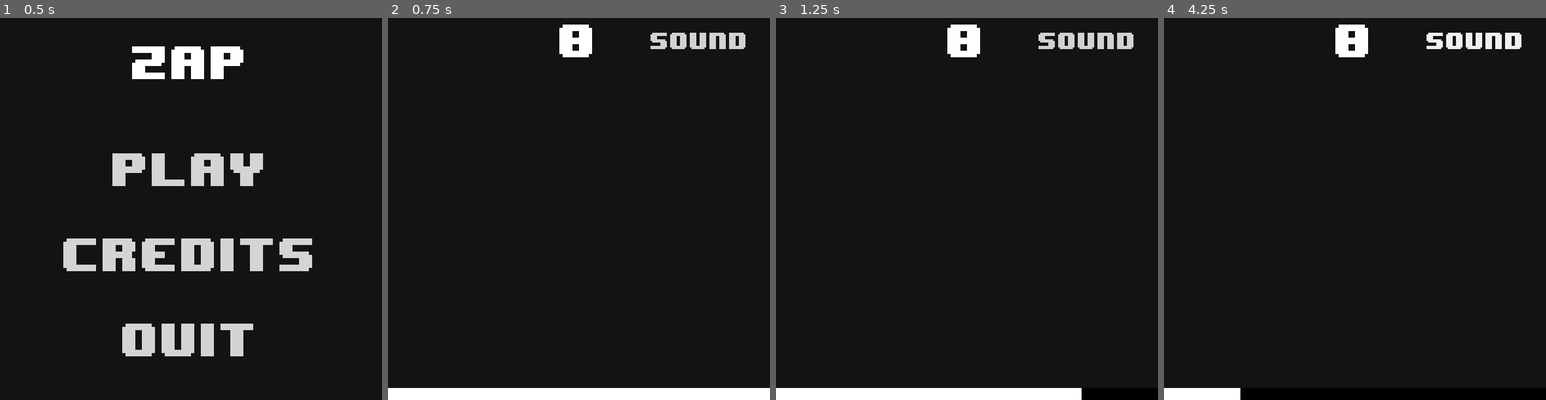
Above: before the commit, frames 1-4 (left to right).
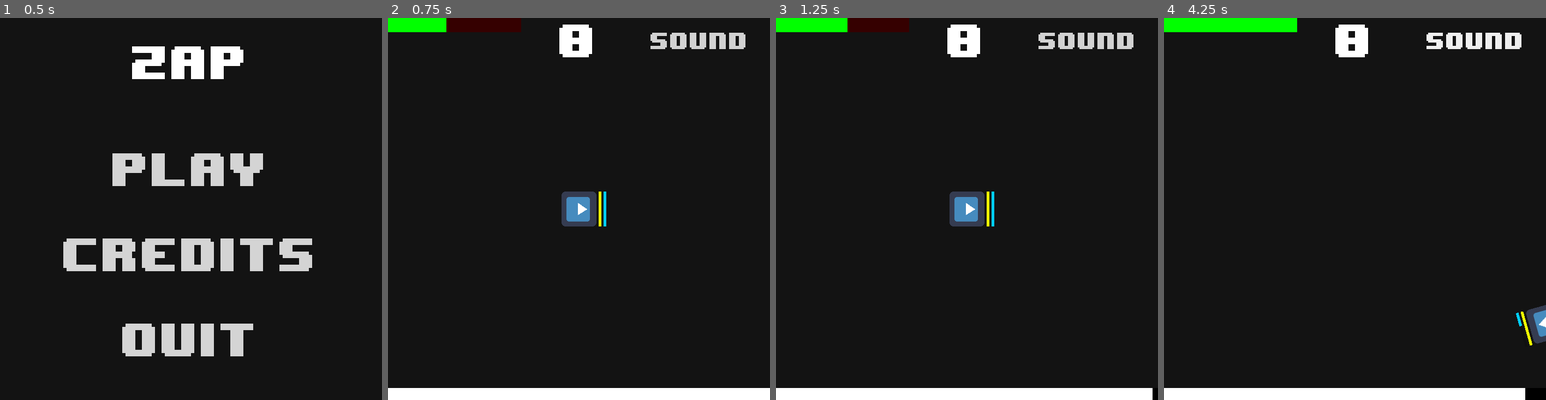
Above: after the commit, the same moments.

Repository: ljhs-games/week-75
Game: Godot game, scene res://scenes/TitleScreen.tscn
The game is run twice, just before and just after one commit, with the same random seed, the same clock (stepped at 60 frames per second) and the same inputs. The engine's default icon, where the game draws it, is replaced by a stand-in: a white triangle on a blue panel in a dark square.
Inputs (mouse positions are in pixels of both pictures, inside the frame that each line leads up to):
- Up to frame 1 (0.5 s): no input
- Up to frame 2 (0.75 s): click "Play" at 0.5 s
- Up to frame 3 (1.25 s): no input
- Up to frame 4 (4.25 s): click "Sound" at 1.25 s; move the mouse to (1439, 189) at 2.02 s; hold Right (g_right) 2.03-2.78 s; hold Right mouse button (g_gravity) 2.03-2.78 s; move the mouse to (1278, 228) at 2.77 s; hold S (g_down) 2.78-3.53 s; click (1278, 228) at 2.85 s; move the mouse to (1393, 124) at 3.52 s; hold Right (g_right) from 3.53 s (still down); hold Right mouse button (g_gravity) from 3.53 s (still down)

Frame 1 is identical in both runs. In frame 2, 2.3% of the frame differs, in the area x 0-58%, y 0-55%; in frame 3, 2.8%; in frame 4, 4.1%, in the area x 0-100%, y 0-100%.

Commit message:
Add player health with signals

Diff:
--- a/src/GameState.gd
+++ b/src/GameState.gd
@@ -4,7 +4,7 @@
 signal game_over
 signal scored(new_score)
 
-const max_time = 5.0
+const max_time = 75.0
 
 var score = 0 setget _set_score
 var dead = false setget _set_dead
--- /dev/null
+++ b/src/nodes/player-health-bar/PlayerHealthBar.gd
@@ -0,0 +1,11 @@
+extends ProgressBar
+
+export (NodePath) var player_path
+
+onready var player_node = get_node(player_path)
+
+func _ready():
+	player_node.connect("health_changed", self, "_on_Player_health_changed")
+
+func _on_Player_health_changed(new_health):
+	value = new_health
--- /dev/null
+++ b/src/nodes/player-health-bar/PlayerHealthBar.tscn
@@ -0,0 +1,87 @@
+[gd_scene load_steps=4 format=2]
+
+[ext_resource path="res://nodes/player-health-bar/PlayerHealthBar.gd" type="Script" id=1]
+
+[sub_resource type="StyleBoxFlat" id=1]
+
+content_margin_left = -1.0
+content_margin_right = -1.0
+content_margin_top = -1.0
+content_margin_bottom = -1.0
+bg_color = Color( 0.0078125, 1, 0, 1 )
+draw_center = true
+border_width_left = 0
+border_width_top = 0
+border_width_right = 0
+border_width_bottom = 0
+border_color = Color( 0.8, 0.8, 0.8, 1 )
+border_blend = false
+corner_radius_top_left = 0
+corner_radius_top_right = 0
+corner_radius_bottom_right = 0
+corner_radius_bottom_left = 0
+corner_detail = 8
+expand_margin_left = 0.0
+expand_margin_right = 0.0
+expand_margin_top = 0.0
+expand_margin_bottom = 0.0
+shadow_color = Color( 0, 0, 0, 0.6 )
+shadow_size = 0
+anti_aliasing = true
+anti_aliasing_size = 1
+
+[sub_resource type="StyleBoxFlat" id=2]
+
+content_margin_left = -1.0
+content_margin_right = -1.0
+content_margin_top = -1.0
+content_margin_bottom = -1.0
+bg_color = Color( 0.210938, 0, 0, 1 )
+draw_center = true
+border_width_left = 0
+border_width_top = 0
+border_width_right = 0
+border_width_bottom = 0
+border_color = Color( 0.8, 0.8, 0.8, 1 )
+border_blend = false
+corner_radius_top_left = 0
+corner_radius_top_right = 0
+corner_radius_bottom_right = 0
+corner_radius_bottom_left = 0
+corner_detail = 8
+expand_margin_left = 0.0
+expand_margin_right = 0.0
+expand_margin_top = 0.0
+expand_margin_bottom = 0.0
+shadow_color = Color( 0, 0, 0, 0.6 )
+shadow_size = 0
+anti_aliasing = true
+anti_aliasing_size = 1
+
+[node name="PlayerHealthBar" type="ProgressBar"]
+
+anchor_left = 0.0
+anchor_top = 0.0
+anchor_right = 0.0
+anchor_bottom = 0.0
+margin_right = 177.0
+margin_bottom = 26.0
+rect_pivot_offset = Vector2( 0, 0 )
+rect_clip_content = false
+mouse_filter = 0
+mouse_default_cursor_shape = 0
+size_flags_horizontal = 1
+size_flags_vertical = 0
+custom_styles/fg = SubResource( 1 )
+custom_styles/bg = SubResource( 2 )
+min_value = 0.0
+max_value = 100.0
+step = 1.0
+page = 0.0
+value = 45.158
+exp_edit = false
+rounded = false
+percent_visible = false
+script = ExtResource( 1 )
+_sections_unfolded = [ "custom_styles" ]
+player_path = null
--- a/src/nodes/player/Player.gd
+++ b/src/nodes/player/Player.gd
@@ -1,20 +1,34 @@
 extends RigidBody2D
 
 signal done_turning
+signal health_changed(new_health)
 
 const accel = 1400
 const turn_speed = 90
+const health_per_sec = 20
 const negatives = ["g_left", "g_up"]
 
 var cur_directions = { "g_right": 0, "g_left": 0, "g_up": 0, "g_down": 0 }
 var directional = Vector2()
 var target_angle = 0.0 # in radians
 var turning = false
-var health = 100.0
+var health = 40.0 setget _set_health
+
+func _set_health(new_health):
+	health = new_health
+	emit_signal("health_changed", new_health)
 
 func _ready():
+	set_process(true)
 	set_process_input(true)
 	set_physics_process(true)
+
+func _process(delta):
+	if health < 100.0:
+		self.health += health_per_sec*delta
+
+	else:
+		self.health = 100.0
 
 func _input(event):
 	for cur_action_str in cur_directions.keys():
@@ -44,7 +58,7 @@
 	print("shooting gravity")
 
 func hit(damage, knockback_direction, knockback_magnitude):
-	health -= damage
+	self.health -= damage
 	if health <= 0:
 		GameState.dead = true
 		return
--- a/src/scenes/Game.tscn
+++ b/src/scenes/Game.tscn
@@ -1,9 +1,11 @@
-[gd_scene load_steps=5 format=2]
+[gd_scene load_steps=7 format=2]
 
 [ext_resource path="res://nodes/escape-listener/EscapeListener.tscn" type="PackedScene" id=1]
 [ext_resource path="res://nodes/score-counter/ScoreCounter.tscn" type="PackedScene" id=2]
 [ext_resource path="res://nodes/time-counter/TimeCounter.tscn" type="PackedScene" id=3]
 [ext_resource path="res://nodes/sound-toggle/SoundToggle.tscn" type="PackedScene" id=4]
+[ext_resource path="res://nodes/player-health-bar/PlayerHealthBar.tscn" type="PackedScene" id=5]
+[ext_resource path="res://nodes/player/Player.tscn" type="PackedScene" id=6]
 
 [node name="Game" type="Node2D" index="0"]
 
@@ -42,3 +44,13 @@
 margin_bottom = 0.0
 
 [node name="SoundToggle" parent="UI" index="3" instance=ExtResource( 4 )]
+
+[node name="PlayerHealthBar" parent="UI" index="4" instance=ExtResource( 5 )]
+
+margin_right = 244.0
+player_path = NodePath("../../Player")
+
+[node name="Player" parent="." index="1" instance=ExtResource( 6 )]
+
+position = Vector2( 350, 350 )
+_sections_unfolded = [ "Angular", "Linear", "Transform" ]
--- a/src/scenes/TitleScreen.tscn
+++ b/src/scenes/TitleScreen.tscn
@@ -4,7 +4,7 @@
 [ext_resource path="res://nodes/travel-button/TravelButton.tscn" type="PackedScene" id=2]
 [ext_resource path="res://nodes/quit-button/QuitButton.tscn" type="PackedScene" id=3]
 
-[node name="TitleScreen" type="Node2D" index="0"]
+[node name="TitleScreen" type="Node2D"]
 
 [node name="CanvasLayer" type="CanvasLayer" parent="." index="0"]
 
